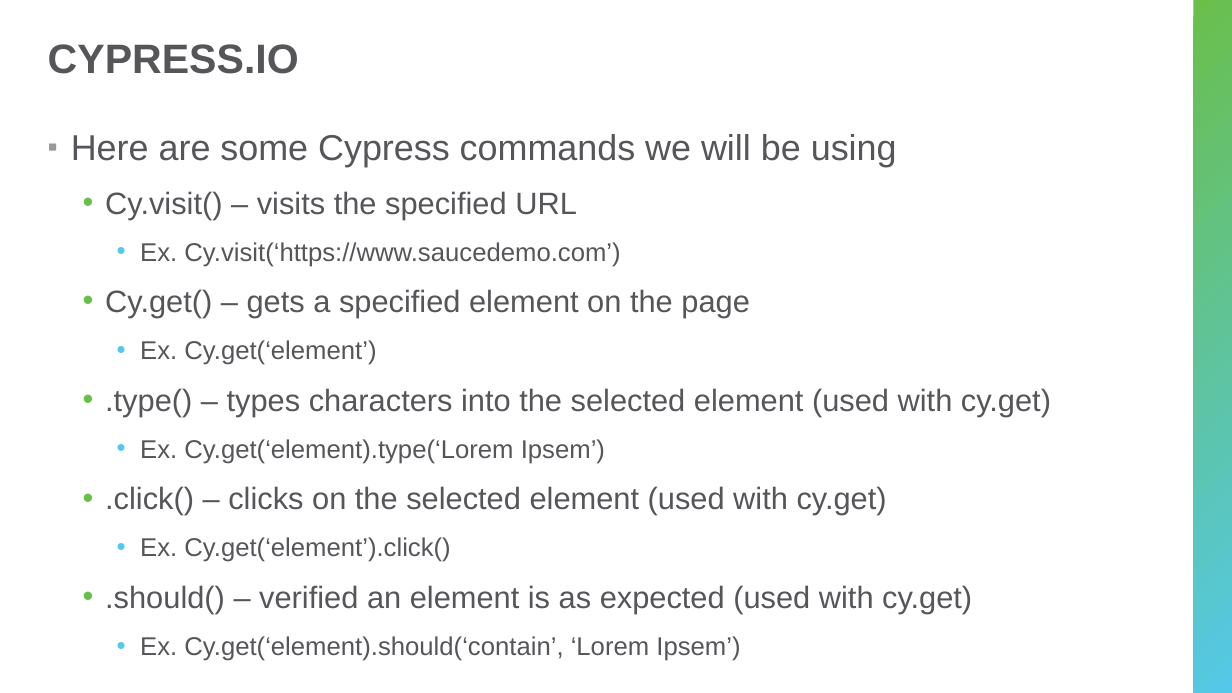
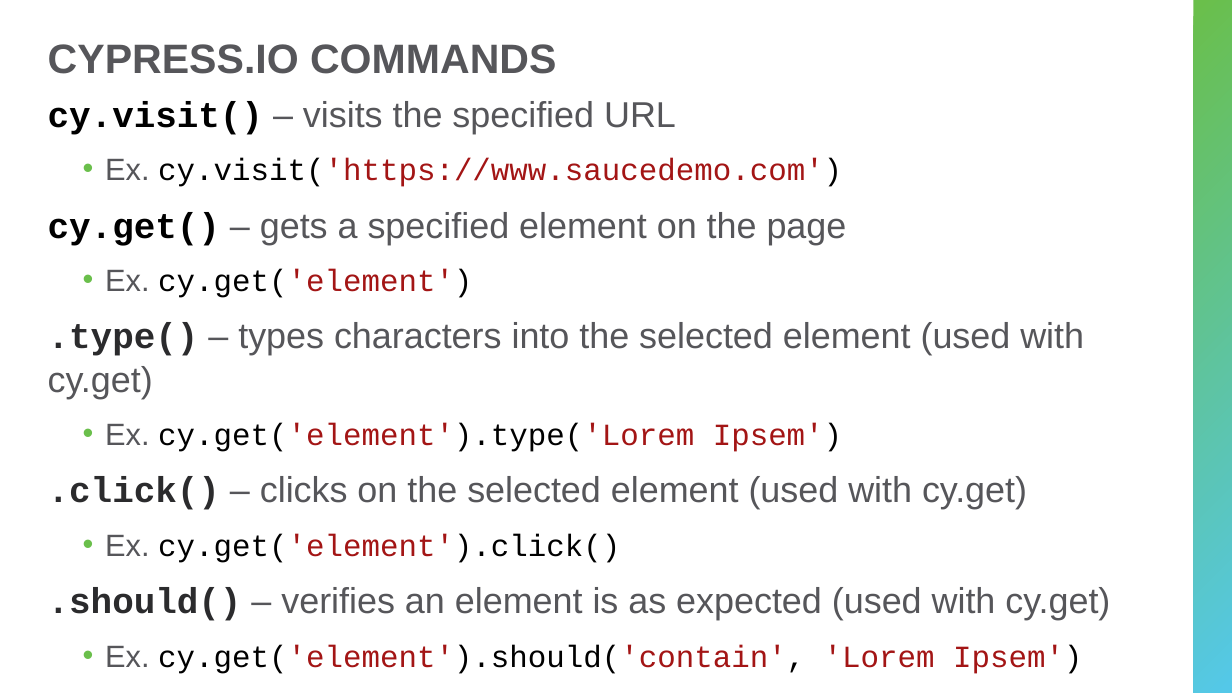
Before and after one commit to hytechcamps/automated-testing, a slide deck: slide 7 of AutomatedTestingForBeginners.pptx. Drawn at 1232x693 pixels with LibreOffice and Linux fonts; fonts in the diff are those of the drawing. Boxes give left, top, right and bottom in pixels: in the first picture for what was removed or moved away, otherwise in the second. Text is boxed around its words. In the diff, an @@ line names an element or a change of style, - is before the commit and + after.

Commit message:
update powerpoint

```diff
--- a/AutomatedTestingForBeginners.pptx
+++ b/AutomatedTestingForBeginners.pptx
@@ title at (48, 44, 556, 74): text changed @@
-CYPRESS.IO
+CYPRESS.IO COMMANDS
@@ text "cy.visit() – visits the specified ...": place and size @@
-text "cy.visit() – visits the specified ..." at (71, 134, 1051, 661)
+text "cy.visit() – visits the specified ..." at (48, 101, 1110, 674)
@@ text at (48, 101, 847, 298): text changed; size 24 to 28 pt; font Arial to Courier New @@
-▪ Here are some Cypress commands we will be using
-  • Cy.visit() – visits the specified URL
-    • Ex. Cy.visit(‘https://www.saucedemo.com’)
-  • Cy.get() – gets a specified element on the page
-    • Ex. Cy.get(‘element’)
+cy.visit() – visits the specified URL
+  • Ex. cy.visit('https://www.saucedemo.com')
+cy.get() – gets a specified element on the page
+  • Ex. cy.get('element')
@@ text at (48, 322, 1084, 510): size 24 to 28 pt in ".type() – types characters into the selected ...", ".click() – clicks on the selected element ..."; font Arial to Courier New, text colour #56565A to #2B2B2D, bold on in ".type()", ".click()"; bullet • to none; list level 2 to 1 in ".type() – types characters into ..."; list level 2 to 1 in ".click() – clicks on the ..." @@
@@ text at (105, 423, 842, 452): text changed; size 20 to 24 pt; font Arial to Courier New; text colour #56565A to #A31515 @@
-    • Ex. Cy.get(‘element).type(‘Lorem Ipsem’)
+  • Ex. cy.get('element').type('Lorem Ipsem')
@@ text at (48, 534, 1110, 674): text changed; size 20 to 24 pt; font Arial to Courier New @@
-    • Ex. Cy.get(‘element’).click()
-  • .should() – verified an element is as expected (used with cy.get)
-    • Ex. Cy.get(‘element).should(‘contain’, ‘Lorem Ipsem’)
+  • Ex. cy.get('element').click()
+.should() – verifies an element is as expected (used with cy.get)
+  • Ex. cy.get('element').should('contain', 'Lorem Ipsem')
```
Also in this commit, not shown: 3 other slides changed.
